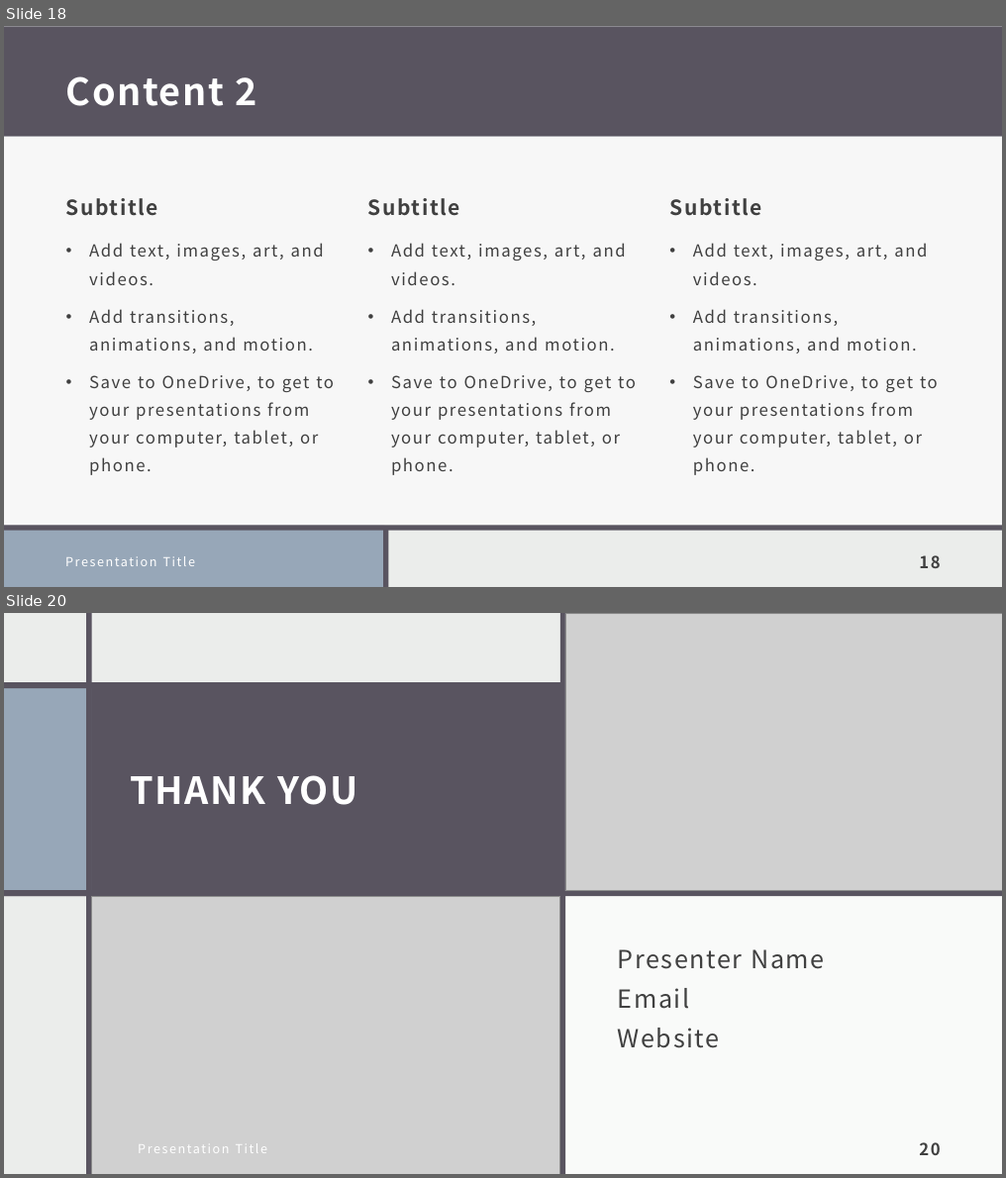
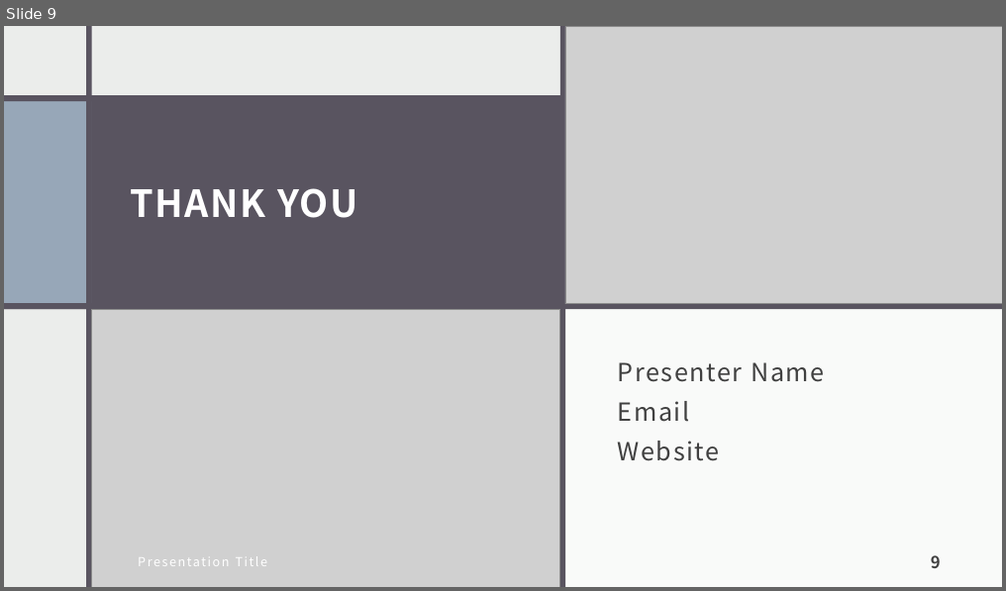
Before and after one commit to tamimcm416/product_injury, a slide deck: docs/Product Injuries.pptx. Shown one above the other, each under a label of ours: slides 18 and 20 before the commit, slide 9 after it; the slides between them are not shown. The pictures are 1006x1178 and 1006x591 pixels, drawn with LibreOffice and Linux fonts; fonts in the diff are those of the drawing; grey boxes stand for pictures. Boxes give left, top, right and bottom in pixels: in the first picture for what was removed or moved away, otherwise in the second. Text is boxed around its words. In the diff, an @@ line names an element or a change of style, - is before the commit and + after.

```diff
--- a/docs/Product Injuries.pptx
+++ b/docs/Product Injuries.pptx
@@ slide 18 removed at box(4, 26, 1002, 587), background #EBEDEB @@
@@ rectangle removed at box(4, 26, 1002, 136) @@
@@ title removed at box(66, 76, 257, 106) @@
-Content 2
@@ rectangle removed at box(4, 137, 1002, 525) @@
@@ text removed at box(66, 198, 158, 216) @@
-Subtitle
@@ text removed at box(368, 198, 460, 216) @@
-Subtitle
@@ text removed at box(669, 198, 761, 216) @@
-Subtitle
@@ text removed at box(89, 243, 334, 475) @@
-• Add text, images, art, and videos.
-• Add transitions, animations, and motion.
-• Save to OneDrive, to get to your presentations from your computer, tablet, or phone.
@@ text removed at box(391, 243, 636, 475) @@
-• Add text, images, art, and videos.
-• Add transitions, animations, and motion.
-• Save to OneDrive, to get to your presentations from your computer, tablet, or phone.
@@ text removed at box(693, 243, 938, 475) @@
-• Add text, images, art, and videos.
-• Add transitions, animations, and motion.
-• Save to OneDrive, to get to your presentations from your computer, tablet, or phone.
@@ rectangle removed at box(4, 526, 385, 587) @@
@@ rectangle removed at box(4, 525, 1002, 531) @@
@@ rectangle removed at box(383, 527, 389, 587) @@
@@ text removed at box(65, 557, 196, 567) @@
-Presentation Title
@@ page number removed at box(919, 556, 940, 569) @@
-18
@@ what was slide 20 is now slide 9 @@
@@ page number at box(931, 556, 941, 569): text changed @@
-20
+9
```
Also in this commit, not shown: 5 slides changed, 6 slides added, 13 other slides removed, 1 other file.
